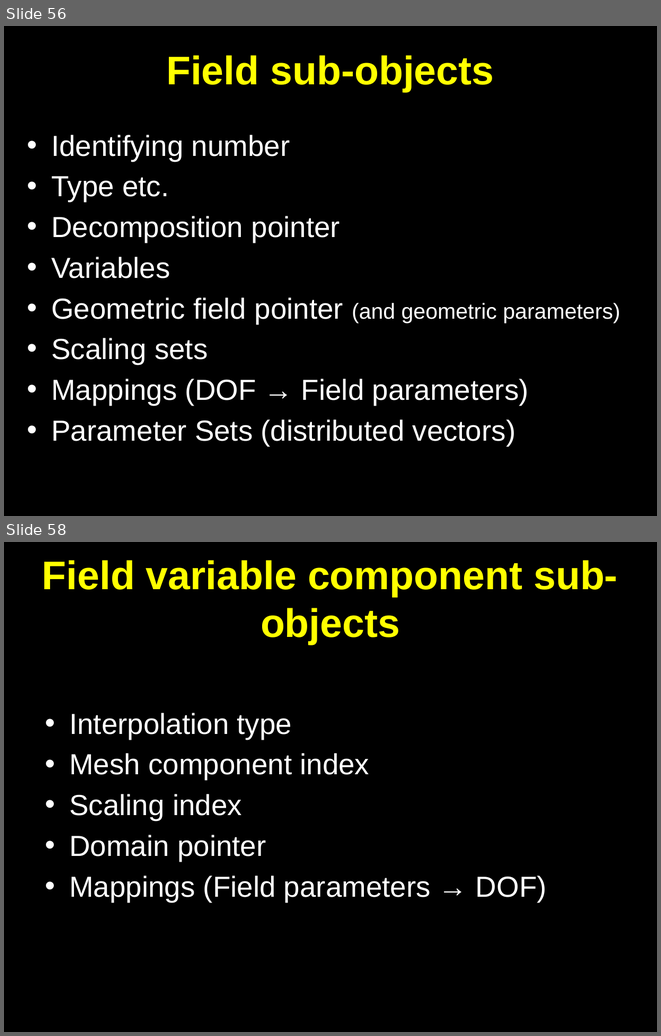
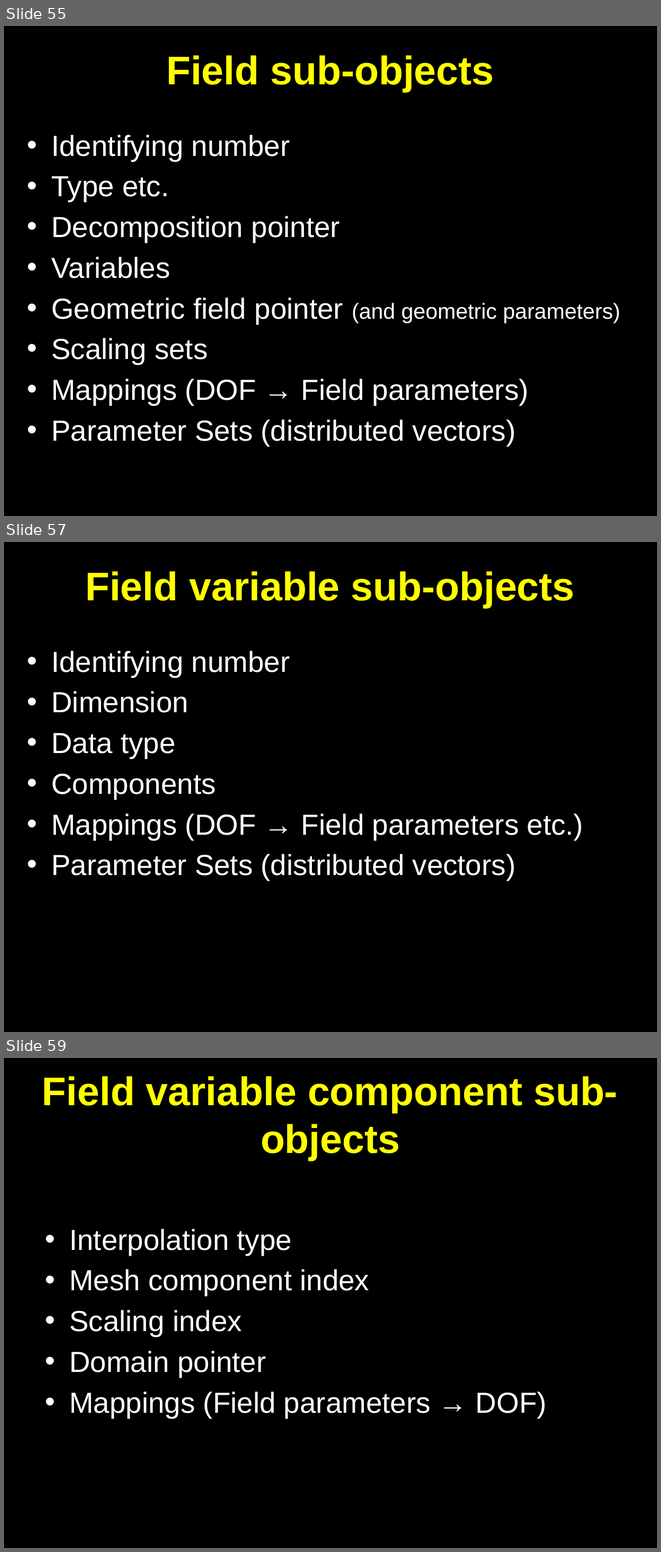
Before and after one commit to OpenCMISS/cm, a slide deck: doc/openCMISS.pptx. Shown one above the other, each under a label of ours: slides 56 and 58 before the commit, slides 55, 57 and 59 after it; the slides between them are not shown. The pictures are 661x1036 and 661x1552 pixels, drawn with LibreOffice and Linux fonts; fonts in the diff are those of the drawing. Boxes give left, top, right and bottom in pixels: in the first picture for what was removed or moved away, otherwise in the second. Text is boxed around its words. In the diff, an @@ line names an element or a change of style, - is before the commit and + after.

```diff
--- a/doc/openCMISS.pptx
+++ b/doc/openCMISS.pptx
@@ slide 57 added at [4, 542, 657, 1032], background #000000 @@
@@ title added at [85, 571, 575, 608], 44 pt, text #FFFF00, bold @@
+Field variable sub-objects
@@ text added at [51, 651, 583, 880], 32 pt, text #FFFFFF @@
+• Identifying number
+• Dimension
+• Data type
+• Components
+• Mappings (DOF → Field parameters etc.)
+• Parameter Sets (distributed vectors)
@@ what was slide 56 is now slide 55 @@
@@ what was slide 58 is now slide 59 @@
```
Also in this commit, not shown: 16 slides changed, 1 other slide added, 7 other files.
